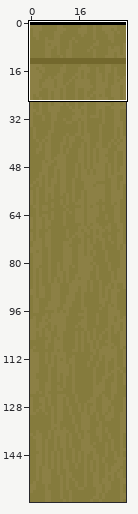
Pixel-art file -- dev/info-panel-4.aseprite. Above: a wide view before the commit, with the close-up outlined.
Close-up. As it was:
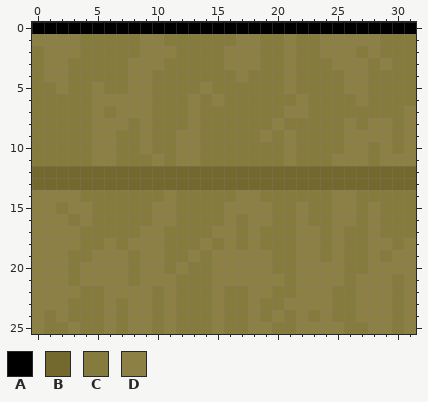
32x160 pixels, 1 frame. Shown: x 0..31, y 0..25.
Visible layers, top first: "Top", "Outer circle", "Yggdrasil #2", "Wood circle background", "Lines", "Background".
Palette (. is transparent): A #000000  B #73682d  C #857b3d  D #8c8045
Pixels before, first column x 0:
 0 AAAAAAAAAAAAAAAAAAAAAAAAAAAAAAAA
 1 DDDDCCCCCDDCCCCCCDDCCDCCDDDDDCCC
 2 CDDDCCCCCDDDCCCCDDDCCDCCDDDCDCCC
 3 CDDCCCCCDDDCCCCCDDDCCDCCCDDDCDCC
 4 CDDCCCCCDDCCCCCCCDCCCDCCCCDDCCCC
 5 CCDCCDCCDDCCCCDCCCCCCDCCCCDDCCCC
 6 CCCCCDDDDDCCCDCDCCCCCCDCCCCDCCCC
 7 CCCCCDCDDDCCCDCCCCCCCDDCCCCCCCCD
 8 CCCCCDDDCDCCCDCCCCCCDCCCCCDCDDCD
 9 CCCCCDDCCDCCDDCCCCCDCDCCCCDDDDCD
10 CCCCCDDCCDCCDDCCCCCCCDCCCCDDCDCD
11 CCCCCDDCCCDCDDCCCCCCCDCCCDDDCDDD
12 BBBBBBBBBBBBBBBBBBBBBBBBBBBBBBBB
13 BBBBBBBBBBBBBBBBBBBBBBBBBBBBBBBB
14 DDDDCCCCCCCDCCCCCDDCCCCCCDDCCCCC
15 DDCDDCCCCCDDCCCCDDDDCCDCCDDCDCCC
16 DDDCDCCCCCDDCCCCDCDDCCDCCDDCDCCC
17 DDDDCCCCCDDCCCCDDCDCCCDDCDCCDCCC
18 DDDDCCDCDDDCCCDCDCDCCCDDCDCCDDCD
19 DDDCCDDDCDDCCDCDDDDDCCDDCDCCDCDD
20 DDDCDDDDCDDCDCCDDDDDCCDDDDCCDDDD
21 DDDCDDDDCDDDCCCDDDDDDCDDDDCDDDCD
22 DDDDCCDDDDCDCCCDCCDDCCDDDCCDDDCD
23 DDDCCCDCDDCDCCCDCCDCCDDDDCCDDDCD
24 DCDCCCDCDDCDCCCDCCDCDCDCDCCDDDCD
25 DCCDCCDCDDCDCCCDCCDDCCDDDDCCDDCD
Once edited:
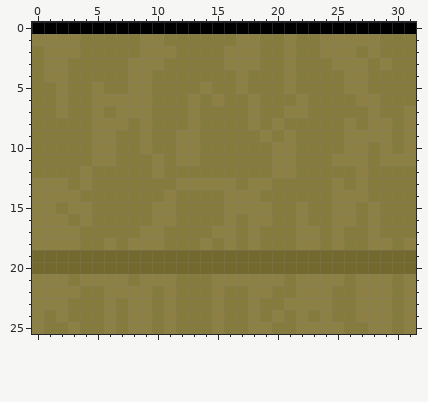
Diff:
Changed rows in their new state; - is an unchanged pixel.
Layer "Top":
first column x 0:
 5 -----------------D--------------
 6 --D---------------D---------D---
 7 --D---------------D---------D---
 8 ------------------D-------------
10 --------------------D-----------
11 --------------------D-----------
12 CCCCDCCCCCDCCCCCCCCCDDCCCCCDCCCC
13 DDDCDCCCCCCCDDDDDCDDCCCCCDCDCCCC
14 ----------------D----------D----
first column x 0:
19 BBBBBBBBBBBBBBBBBBBBBBBBBBBBBBBB
20 BBBBBBBBBBBBBBBBBBBBBBBBBBBBBBBB
